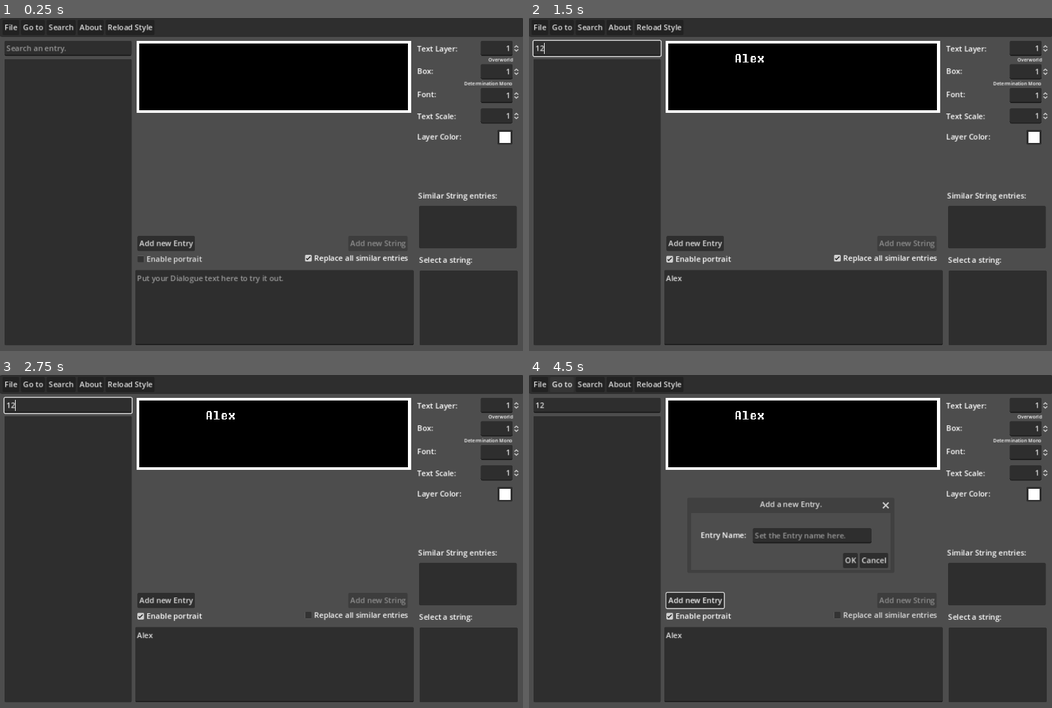
Above: before the commit, frames 1-4 (two rows, left to right).
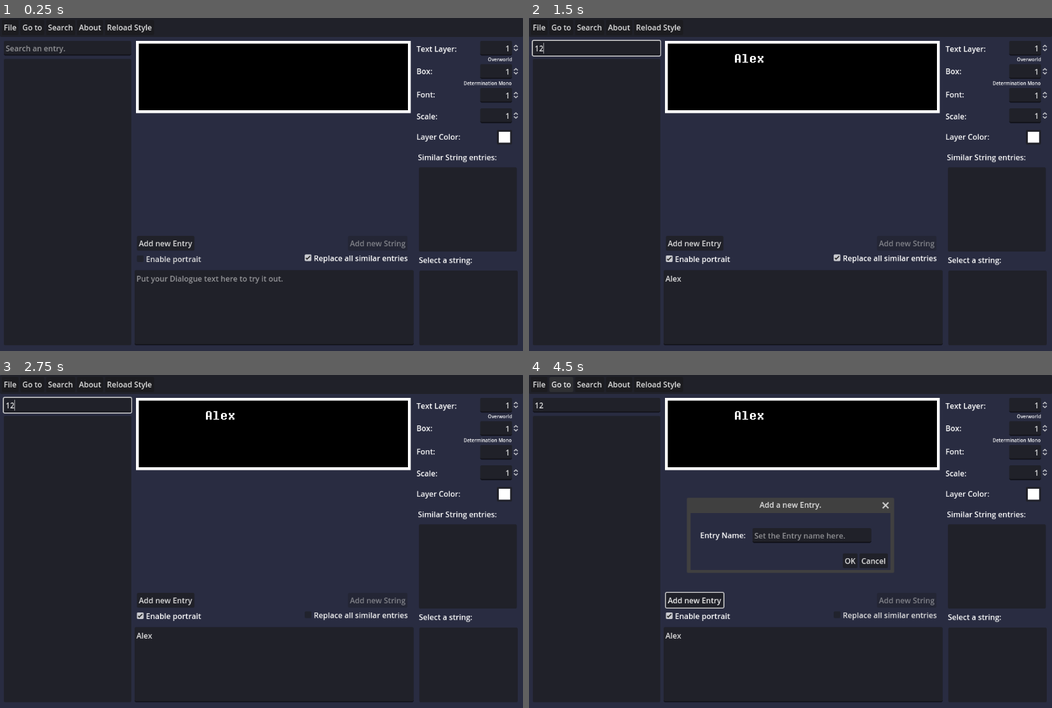
Above: after the commit, the same moments.

Repository: ryi3r/DialogueHelper
Game: Godot game, scene res://Main.tscn
The game is run twice, just before and just after one commit, with the same random seed, the same clock (stepped at 60 frames per second) and the same inputs.
Inputs (mouse positions are in pixels of both pictures, inside the frame that each line leads up to):
- Up to frame 1 (0.25 s): no input
- Up to frame 2 (1.5 s): click (800, 307) at 0.52 s; type "Alex" at 0.6 s; click (596, 47) at 0.75 s; type "12" at 0.83 s; click "Enable portrait" at 1.25 s
- Up to frame 3 (2.75 s): click "Replace all similar entries" at 2 s
- Up to frame 4 (4.5 s): click "Add new Entry" at 2.75 s; click "Add new Entry" at 3.5 s; click "Go to" at 4.25 s

The runs differ from the first frame. In frame 1, 41% of the frame differs, in the area x 0-100%, y 0-100%; in frame 2, 41%; in frame 3, 41%; in frame 4, 37%.

Commit message:
Native window resizing + window tweaks

Diff:
--- a/Main.tscn
+++ b/Main.tscn
@@ -1,13 +1,16 @@
-[gd_scene load_steps=3 format=3 uid="uid://dsotjep87sau4"]
+[gd_scene load_steps=4 format=3 uid="uid://dsotjep87sau4"]
 
 [ext_resource type="Script" path="res://Scripts/MainNode.gd" id="1_4lgbp"]
 [ext_resource type="PackedScene" uid="uid://d4chixre3rvi5" path="res://Subwindows/Box.tscn" id="2_71puv"]
+
+[sub_resource type="Theme" id="Theme_8vexb"]
 
 [node name="Main" type="Control"]
 layout_mode = 3
 anchors_preset = 0
 offset_right = 1100.0
 offset_bottom = 700.0
+theme = SubResource("Theme_8vexb")
 script = ExtResource("1_4lgbp")
 
 [node name="Box" parent="." instance=ExtResource("2_71puv")]
@@ -84,42 +87,8 @@
 focus_mode = 0
 text = "Reload Style"
 
-[node name="EnablePortrait" type="CheckBox" parent="."]
-layout_mode = 0
-offset_left = 283.0
-offset_top = 491.0
-offset_right = 432.0
-offset_bottom = 522.0
-focus_mode = 0
-text = "Enable portrait"
-
-[node name="ReplaceSimilar" type="CheckBox" parent="."]
-layout_mode = 0
-offset_left = 636.0
-offset_top = 489.0
-offset_right = 868.0
-offset_bottom = 520.0
-focus_mode = 0
-button_pressed = true
-text = "Replace all similar entries"
-
-[node name="AddEntry" type="Button" parent="."]
-layout_mode = 0
-offset_left = 288.0
-offset_top = 458.0
-offset_right = 409.0
-offset_bottom = 489.0
-text = "Add new Entry"
-
-[node name="AddString" type="Button" parent="."]
-layout_mode = 0
-offset_left = 732.0
-offset_top = 458.0
-offset_right = 857.0
-offset_bottom = 489.0
-text = "Add new String"
-
 [node name="DialogueEdit" type="TextEdit" parent="."]
+clip_contents = false
 layout_mode = 0
 offset_left = 283.0
 offset_top = 530.0
@@ -128,16 +97,56 @@
 focus_mode = 1
 placeholder_text = "Put your Dialogue text here to try it out."
 
+[node name="EnablePortrait" type="CheckBox" parent="DialogueEdit"]
+layout_mode = 0
+offset_top = -39.0
+offset_right = 149.0
+offset_bottom = -8.0
+focus_mode = 0
+text = "Enable portrait"
+
+[node name="ReplaceSimilar" type="CheckBox" parent="DialogueEdit"]
+layout_mode = 0
+offset_left = 353.0
+offset_top = -41.0
+offset_right = 585.0
+offset_bottom = -10.0
+focus_mode = 0
+button_pressed = true
+text = "Replace all similar entries"
+
+[node name="AddEntry" type="Button" parent="DialogueEdit"]
+layout_mode = 0
+offset_left = 5.0
+offset_top = -72.0
+offset_right = 126.0
+offset_bottom = -41.0
+text = "Add new Entry"
+
+[node name="AddString" type="Button" parent="DialogueEdit"]
+layout_mode = 0
+offset_left = 449.0
+offset_top = -72.0
+offset_right = 574.0
+offset_bottom = -41.0
+text = "Add new String"
+
 [node name="DisplaySettings" type="Control" parent="."]
-layout_mode = 3
-anchors_preset = 0
+layout_mode = 1
+anchors_preset = 1
+anchor_left = 1.0
+anchor_right = 1.0
+offset_left = -224.0
+offset_top = 48.0
+offset_right = -224.0
+offset_bottom = 48.0
+grow_horizontal = 0
 
 [node name="CurrentLayer" type="Label" parent="DisplaySettings"]
 layout_mode = 0
-offset_left = 877.0
-offset_top = 53.0
-offset_right = 965.0
-offset_bottom = 76.0
+offset_top = 5.0
+offset_right = 88.0
+offset_bottom = 28.0
 text = "Text Layer:"
 
 [node name="Num" type="SpinBox" parent="DisplaySettings/CurrentLayer"]
@@ -154,10 +163,9 @@
 
 [node name="CurrentBox" type="Label" parent="DisplaySettings"]
 layout_mode = 0
-offset_left = 877.0
-offset_top = 100.0
-offset_right = 917.0
-offset_bottom = 123.0
+offset_top = 52.0
+offset_right = 40.0
+offset_bottom = 75.0
 text = "Box:"
 
 [node name="Num" type="SpinBox" parent="DisplaySettings/CurrentBox"]
@@ -184,10 +192,9 @@
 
 [node name="CurrentFont" type="Label" parent="DisplaySettings"]
 layout_mode = 0
-offset_left = 877.0
-offset_top = 149.0
-offset_right = 917.0
-offset_bottom = 172.0
+offset_top = 101.0
+offset_right = 40.0
+offset_bottom = 124.0
 focus_mode = 1
 text = "Font:"
 
@@ -214,11 +221,10 @@
 
 [node name="CurrentScale" type="Label" parent="DisplaySettings"]
 layout_mode = 0
-offset_left = 877.0
-offset_top = 195.0
-offset_right = 965.0
-offset_bottom = 218.0
-text = "Text Scale:"
+offset_top = 147.0
+offset_right = 45.0
+offset_bottom = 170.0
+text = "Scale:"
 
 [node name="Num" type="SpinBox" parent="DisplaySettings/CurrentScale"]
 layout_mode = 0
@@ -234,10 +240,9 @@
 
 [node name="CurrentColor" type="Label" parent="DisplaySettings"]
 layout_mode = 0
-offset_left = 877.0
-offset_top = 238.0
-offset_right = 970.0
-offset_bottom = 261.0
+offset_top = 190.0
+offset_right = 93.0
+offset_bottom = 213.0
 text = "Layer Color:"
 
 [node name="Picker" type="ColorPickerButton" parent="DisplaySettings/CurrentColor"]
@@ -285,9 +290,9 @@
 [node name="SimilarEntries" type="Label" parent="."]
 layout_mode = 0
 offset_left = 879.0
-offset_top = 362.0
+offset_top = 281.0
 offset_right = 1045.0
-offset_bottom = 385.0
+offset_bottom = 304.0
 text = "Similar String entries:"
 
 [node name="ItemList" type="ItemList" parent="SimilarEntries"]
@@ -295,14 +300,14 @@
 offset_left = 2.0
 offset_top = 33.0
 offset_right = 208.0
-offset_bottom = 122.0
+offset_bottom = 210.0
 
 [connection signal="pressed" from="Panel/MenuBar/Container/GoTo" to="." method="open_go_to_menu"]
 [connection signal="pressed" from="Panel/MenuBar/Container/Search" to="." method="open_search_menu"]
 [connection signal="pressed" from="Panel/MenuBar/Container/ReloadStyle" to="." method="_on_reload_style_pressed"]
-[connection signal="pressed" from="AddEntry" to="." method="_on_add_entry_pressed"]
-[connection signal="pressed" from="AddString" to="." method="_on_add_string_pressed"]
 [connection signal="text_changed" from="DialogueEdit" to="." method="_on_dialogue_edit_text_changed"]
+[connection signal="pressed" from="DialogueEdit/AddEntry" to="." method="_on_add_entry_pressed"]
+[connection signal="pressed" from="DialogueEdit/AddString" to="." method="_on_add_string_pressed"]
 [connection signal="text_changed" from="EntrySearch" to="." method="entry_search_text_changed"]
 [connection signal="item_selected" from="EntryList" to="." method="_on_item_list_item_selected"]
 [connection signal="item_selected" from="StringSelector/ItemList" to="." method="_on_item_list_item_selected_str"]
--- a/Scripts/IStringContainer.gd
+++ b/Scripts/IStringContainer.gd
@@ -10,13 +10,12 @@
 var layer_colors: Array[Color] = []
 var box_style := 0
 var font_style := 0
-var font_scale := 1.0
 var enable_portrait := false
 
 var equal_strings_index := -1
 
 func _init(json: IFormatEntry = null) -> void:
-	var _json := json.data
+	var _json := json.data if json != null else {}
 	if "ID" in _json:
 		id = _json["ID"] as int
 	if "OriginalContent" in _json:
@@ -52,8 +51,6 @@
 		box_style = _json["BoxStyle"] as int
 	if "FontStyle" in _json:
 		font_style = _json["FontStyle"] as int
-	if "FontScale" in _json:
-		font_scale = _json["FontScale"] as int
 	if "EnablePortrait" in _json:
 		enable_portrait = _json["EnablePortrait"] as bool
 	if "EqualStringsIndex" in _json:
@@ -91,8 +88,6 @@
 		_entry.data["BoxStyle"] = box_style
 	if font_style != 0:
 		_entry.data["FontStyle"] = font_style
-	if font_scale != 1:
-		_entry.data["FontScale"] = font_scale
 	if enable_portrait:
 		_entry.data["EnablePortrait"] = enable_portrait
 	if equal_strings_index != -1:
--- a/Scripts/MainNode.gd
+++ b/Scripts/MainNode.gd
@@ -19,10 +19,16 @@
 @onready var dialogue_selector: ItemList = $EntryList
 @onready var string_selector: ItemList = $StringSelector/ItemList
 
-@onready var replace_similar: CheckBox = $ReplaceSimilar
-@onready var enable_portrait: CheckBox = $EnablePortrait
-@onready var add_entry: Button = $AddEntry
-@onready var add_string: Button = $AddString
+@onready var replace_similar: CheckBox = $DialogueEdit/ReplaceSimilar
+@onready var enable_portrait: CheckBox = $DialogueEdit/EnablePortrait
+@onready var add_entry: Button = $DialogueEdit/AddEntry
+@onready var add_string: Button = $DialogueEdit/AddString
+
+@onready var tree := get_tree()
+@onready var panel: Control = $Panel
+@onready var display_settings: Control = $DisplaySettings
+@onready var string_selector_parent: Control = $StringSelector
+@onready var similar_entries_parent: Control = $SimilarEntries
 
 var current_layer := 0
 var current_font_id := 0
@@ -35,6 +41,7 @@
 var last_sthread: Thread = null
 
 func _ready() -> void:
+	tree.root.min_size = Vector2(1100, 700)
 	if OS.has_environment("USERNAME"):
 		author = OS.get_environment("USERNAME")
 	elif OS.has_environment("USER"):
@@ -52,6 +59,8 @@
 			_branch = FileAccess.get_file_as_string("user://git_branch.txt")
 		Handle.git.url = FileAccess.get_file_as_string("user://git_url.txt")
 		Handle.git.branch = _branch
+	if FileAccess.file_exists("user://scale.txt"):
+		current_scale_node.value = int(FileAccess.get_file_as_string("user://scale.txt").strip_escapes())
 
 	current_layer_node.max_value = Handle.layers
 	current_font_node.max_value = 8
@@ -66,6 +75,21 @@
 	update_font(current_font_id)
 
 func _process(_delta: float) -> void:
+	panel.size.x = tree.root.size.x
+	display_settings.position.x = tree.root.size.x - (1100 - 876)
+
+	string_selector_parent.position.x = tree.root.size.x - (1100 - 881)
+	similar_entries_parent.position.x = tree.root.size.x - (1100 - 879)
+	#string_selector_parent.position.y = tree.root.size.y - (700 - 497)
+	box.size.x = tree.root.size.x - (1100 - 580)
+	box.size.y = tree.root.size.y - (700 - 400)
+	dialogue_edit.position.y = tree.root.size.y - (700 - 530)
+	dialogue_edit.size.x = tree.root.size.x - (1100 - 587)
+	add_string.position.x = (dialogue_edit.size.x - 587) + 449
+	replace_similar.position.x = (dialogue_edit.size.x - 587) + 353
+	dialogue_selector.size.y = tree.root.size.y - (700 - 602)
+	string_selector.size.y = tree.root.size.y - (700 - 157)
+
 	current_font_node.max_value = Handle.font_data.size()
 	current_box_node.max_value = Handle.box_data.size()
 	add_string.disabled = dialogue_selector.get_selected_items().is_empty()
@@ -95,6 +119,12 @@
 			_item = dialogue_selector.get_item_text(dialogue_selector.get_selected_items()[0])
 			if Handle.strings.has(_item):
 				Handle.strings[_item][string_selector.get_selected_items()[0]].font_scale = current_scale_node.value
+		box.handle.queue_redraw()
+		box.spr.scale = Vector2(Handle.visual_scale, Handle.visual_scale)
+		var _f := FileAccess.open("user://scale.txt", FileAccess.WRITE)
+		_f.store_string(str(Handle.visual_scale))
+		_f.flush()
+		_f.close()
 	while Handle.layer_strings.size() < Handle.layers:
 		Handle.layer_strings.append("")
 	while Handle.layer_colors.size() < Handle.layers:
@@ -159,7 +189,6 @@
 		_t.tween_callback(func() -> void:
 			current_font_node.set_value(_stri.font_style + 1)
 			current_box_node.set_value(_stri.box_style + 1)
-			current_scale_node.set_value(_stri.font_scale)
 		).set_delay(1.0 / 60.0)
 		_t.play()
 		current_color_node.color = Handle.layer_colors[current_layer]
@@ -189,7 +218,6 @@
 			_t.tween_callback(func() -> void:
 				current_font_node.set_value(_stri.font_style + 1)
 				current_box_node.set_value(_stri.box_style + 1)
-				current_scale_node.set_value(_stri.font_scale)
 			).set_delay(1.0 / 60.0)
 			_t.play()
 			current_color_node.color = Handle.layer_colors[current_layer]
@@ -350,6 +378,7 @@
 	for _i in range(Handle.layer_strings.size()):
 		Handle.layer_strings[_i] = ""
 	dialogue_edit.text = ""
+	current_color_node.color = Color.WHITE
 	current_font_node.value = current_font_node.min_value
 	current_box_node.value = current_box_node.min_value
 	current_color_node.color = Color.WHITE
@@ -366,14 +395,14 @@
 			var _n: Label = Handle.show_info_window.get_node("Label")
 			var _n2: Label = Handle.show_info_window.get_node("Label2")
 			var _l: LineEdit = Handle.show_info_window.get_node("LineEdit")
-			var _l2: LineEdit = Handle.show_info_window.get_node("LineEdit2")
+			var _l2: TextEdit = Handle.show_info_window.get_node("LineEdit2")
 			if dialogue_selector.get_selected_items().size() > 0 && string_selector.get_selected_items().size() > 0:
 				var _ename := dialogue_selector.get_item_text(dialogue_selector.get_selected_items()[0])
 				var _eindex := string_selector.get_selected_items()[0]
 				var _laste := (Handle.strings[_ename][_eindex] as IStringContainer).last_edited
 				var _td := Time.get_datetime_dict_from_unix_time(_laste.timestamp + int((Time.get_time_zone_from_system().bias as int) * 60)) # Local timezone?
 				if _laste.author == "" || _laste.timestamp == -1:
-					_n2.text = "No last edit was made."
+					_n2.text = "\n\n\nNo last edit was made."
 				else:
 					_n2.text = _n2.text \
 						.replace("AUTHOR_NAME", _laste.author) \
--- a/Scripts/Subwindows/Box.gd
+++ b/Scripts/Subwindows/Box.gd
@@ -4,6 +4,7 @@
 @export var current_box := 0
 var portrait_enabled := false
 @onready var spr: Sprite2D = $Handler/BoxSprite
+@onready var handle: Control = $Handler
 
 var supports_portrait := false
 var dialogue_offset := Vector2i(20, 20)
--- a/Scripts/Subwindows/BoxHandler.gd
+++ b/Scripts/Subwindows/BoxHandler.gd
@@ -14,8 +14,8 @@
 	if Handle.layer_colors != last_layer_colors:
 		last_layer_colors = Handle.layer_colors.duplicate()
 		_update = true
-	var _posx := box.portrait_offset.x if box.supports_portrait && box.portrait_enabled else box.dialogue_offset.x
-	var _posy := box.portrait_offset.y if box.supports_portrait && box.portrait_enabled else box.dialogue_offset.y
+	var _posx := (box.portrait_offset.x if box.supports_portrait && box.portrait_enabled else box.dialogue_offset.x) * Handle.visual_scale
+	var _posy := (box.portrait_offset.y if box.supports_portrait && box.portrait_enabled else box.dialogue_offset.y) * Handle.visual_scale
 	if Vector2(_posx, _posy) != last_pos:
 		last_pos = Vector2(_posx, _posy)
 		_update = true
@@ -24,6 +24,11 @@
 
 func _draw() -> void:
 	custom_minimum_size = Vector2.ZERO
+	if box.spr.texture != null:
+		if box.spr.position.x + (box.spr.texture.get_width() * box.spr.scale.x) > custom_minimum_size.x:
+			custom_minimum_size.x = box.spr.position.x + (box.spr.texture.get_width() * box.spr.scale.x)
+		if box.spr.position.y + (box.spr.texture.get_height() * box.spr.scale.y) > custom_minimum_size.y:
+			custom_minimum_size.y = box.spr.position.y + (box.spr.texture.get_height() * box.spr.scale.y)
 	if Handle.font_data.is_empty():
 		return
 	if Handle.user_script is GDScript:
@@ -37,8 +42,8 @@
 		_data.glyph.layer_strings = _ls
 		_data.glyph.layer_colors = _lc
 		_data.glyph.vscale = Handle.visual_scale
-		_data.char.start_position.x = box.portrait_offset.x if box.supports_portrait && box.portrait_enabled else box.dialogue_offset.x
-		_data.char.start_position.y = box.portrait_offset.y if box.supports_portrait && box.portrait_enabled else box.dialogue_offset.y
+		_data.char.start_position.x = last_pos.x
+		_data.char.start_position.y = last_pos.y
 		_data.font = Handle.font_data[Handle.current_font]
 		for _layer in range(Handle.layer_strings.size()):
 			_data.glyph.current_layer = _layer
--- a/Subwindows/AboutDh.tscn
+++ b/Subwindows/AboutDh.tscn
@@ -6,6 +6,7 @@
 title = "About DH..."
 initial_position = 2
 size = Vector2i(300, 150)
+unresizable = true
 always_on_top = true
 script = ExtResource("1_2nqyt")
 
--- a/Subwindows/GoTo.tscn
+++ b/Subwindows/GoTo.tscn
@@ -5,7 +5,7 @@
 [node name="GoTo" type="Window"]
 title = "Go to entry..."
 initial_position = 2
-size = Vector2i(400, 100)
+size = Vector2i(600, 100)
 transient = true
 exclusive = true
 unresizable = true
@@ -22,15 +22,15 @@
 layout_mode = 0
 offset_left = 101.0
 offset_top = -2.0
-offset_right = 304.0
+offset_right = 501.0
 offset_bottom = 29.0
 placeholder_text = "Name[:Line]"
 
 [node name="GoButton" type="Button" parent="GoTo"]
 layout_mode = 0
-offset_left = 317.0
+offset_left = 510.0
 offset_top = -2.0
-offset_right = 351.0
+offset_right = 544.0
 offset_bottom = 29.0
 text = "Go!"
 
--- a/Subwindows/SearchResults.tscn
+++ b/Subwindows/SearchResults.tscn
@@ -6,13 +6,15 @@
 title = "Search Results."
 initial_position = 1
 size = Vector2i(600, 600)
-unresizable = true
 always_on_top = true
 script = ExtResource("1_4btke")
 
 [node name="ItemList" type="ItemList" parent="."]
-offset_right = 600.0
-offset_bottom = 600.0
+anchors_preset = 15
+anchor_right = 1.0
+anchor_bottom = 1.0
+grow_horizontal = 2
+grow_vertical = 2
 allow_reselect = true
 item_count = 1
 
--- a/Subwindows/Settings.tscn
+++ b/Subwindows/Settings.tscn
@@ -5,7 +5,7 @@
 [node name="Settings" type="Window"]
 title = "Settings"
 initial_position = 2
-size = Vector2i(500, 350)
+size = Vector2i(700, 350)
 transient = true
 exclusive = true
 unresizable = true
@@ -69,7 +69,7 @@
 layout_mode = 0
 offset_left = 115.0
 offset_top = -3.0
-offset_right = 265.0
+offset_right = 415.0
 offset_bottom = 28.0
 
 [node name="ValidLabel" type="Label" parent="EnableGit/RepoLabel"]
@@ -85,7 +85,7 @@
 layout_mode = 0
 offset_left = 100.0
 offset_top = -3.0
-offset_right = 350.0
+offset_right = 600.0
 offset_bottom = 28.0
 
 [node name="FontStyle" type="Label" parent="."]
@@ -99,14 +99,14 @@
 layout_mode = 0
 offset_left = 100.0
 offset_top = -3.0
-offset_right = 278.0
+offset_right = 400.0
 offset_bottom = 28.0
+selected = 0
 item_count = 2
-selected = 0
 popup/item_0/text = "Template"
 popup/item_0/id = 1
 popup/item_1/text = "Undertale Yellow"
-popup/item_1/id = 0
+popup/item_1/id = 1
 
 [node name="Author" type="Label" parent="FontStyle"]
 layout_mode = 0
@@ -120,7 +120,7 @@
 layout_mode = 0
 offset_left = 90.0
 offset_top = -3.0
-offset_right = 240.0
+offset_right = 390.0
 offset_bottom = 28.0
 text = "AuthorName"
 placeholder_text = "No name."
--- a/Subwindows/ShowInfo.tscn
+++ b/Subwindows/ShowInfo.tscn
@@ -3,7 +3,7 @@
 [node name="ShowInfo" type="Window"]
 title = "String Information."
 initial_position = 2
-size = Vector2i(600, 220)
+size = Vector2i(700, 300)
 unresizable = true
 always_on_top = true
 
@@ -22,20 +22,23 @@
 offset_top = 124.0
 offset_right = 232.0
 offset_bottom = 199.0
-text = "Last Edit Details:
+text = "
+
+
+Last Edit Details:
 >    Author: AUTHOR_NAME
 >    Timestamp: TIMESTAMP"
 
 [node name="LineEdit" type="LineEdit" parent="."]
 offset_left = 140.0
 offset_top = 17.0
-offset_right = 565.0
+offset_right = 665.0
 offset_bottom = 48.0
 editable = false
 
-[node name="LineEdit2" type="LineEdit" parent="."]
+[node name="LineEdit2" type="TextEdit" parent="."]
 offset_left = 140.0
 offset_top = 70.0
-offset_right = 565.0
-offset_bottom = 101.0
+offset_right = 665.0
+offset_bottom = 195.0
 editable = false
--- a/project.godot
+++ b/project.godot
@@ -15,6 +15,7 @@
 run/main_scene="res://Main.tscn"
 config/features=PackedStringArray("4.3", "Forward Plus")
 run/max_fps=60
+boot_splash/bg_color=Color(0.145098, 0.145098, 0.145098, 1)
 boot_splash/show_image=false
 config/icon="res://icon.png"
 boot_splash/stretch/aspect="expand"
@@ -36,7 +37,6 @@
 window/size/viewport_width=1100
 window/size/viewport_height=700
 window/subwindows/embed_subwindows=false
-window/stretch/mode="canvas_items"
 
 [dotnet]
 
@@ -55,3 +55,4 @@
 [rendering]
 
 shader_compiler/shader_cache/enabled=false
+environment/defaults/default_clear_color=Color(0.160784, 0.172549, 0.254902, 1)
